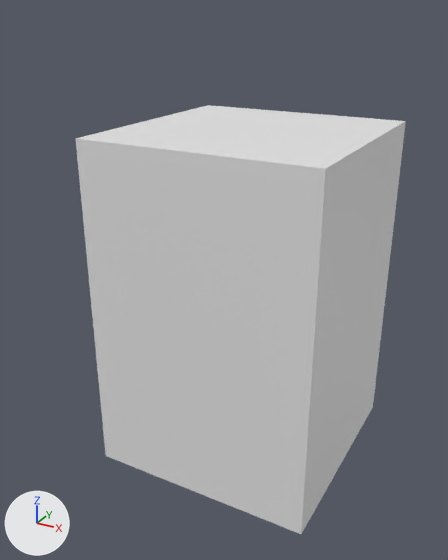
The Blender file 학과체험오브젝/싱크대.blend: old version first, new version second.
Camera for both pictures: a camera (50 mm lens) standing at (11.4, -23.1, 12.1) and looking at (-0.9, -0.7, 0.9). Lighting does not change. The marker at lower left points along +X, +Y and +Z.
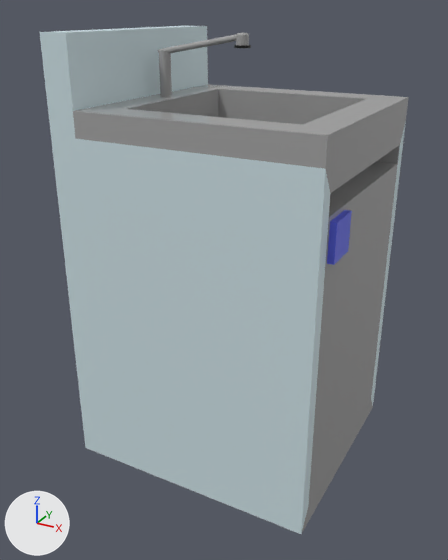
Location of each change, (x1, y1, x2, y2) in pixels of the pictures (448 x 560 px):
'Cube', reshaped (12% wider, 18% taller)
    before: (76, 105, 406, 534)
    after: (40, 26, 409, 534)
'Cube.001', added (blue)
    after: (327, 210, 352, 265)
'Cylinder', added
    after: (159, 50, 172, 97)
'Cylinder.001', added
    after: (158, 34, 236, 53)
'Cylinder.002', added
    after: (234, 33, 251, 48)
    faces in mat_steel (grey #a4a4a4): (236, 33, 249, 46)
part 1 of me_cube_001, built on
    before: (76, 105, 406, 534)
    after: (40, 26, 409, 534)
part 2 of me_cube_001, recoloured
    both: (76, 139, 325, 534)

Patch to the scene script:
```diff
--- a/학과체험오브젝/싱크대.blend.py
+++ b/학과체험오브젝/싱크대.blend.py
@@ mat_skywhite @@
+mat_skywhite = principled_material('skywhite')
+mat_skywhite.base_color = (0.623, 0.761, 0.8)  # white #cfe2e7
@@ me_cube_001 @@
 # used by ob_cube; location = (0.0, 0.0, 0.0); scale = (5.0, 5.0, 7.5)
-me_cube_001.from_pydata(...)  # 8 vertices, 6 faces; spans x -1.0..1.0, y -1.0..1.0, z -1.0..1.0
+me_cube_001.from_pydata(...)  # 42 vertices, 36 faces, 4 loose edges; spans x -1.25..1.0, y -1.0..1.0, z -1.0..1.5
+# me_cube_001 part 1
+# 3 faces are deleted
+# 23 vertices are added at x -1.25..1.0, y -1.0..1.0, z -1.0..1.5
+# 6 new vertices lie (1.44, 0.0, 0.0) away from vertices in x -0.72, y -0.72..0.72, z 0.16..1.14
+# 5 new vertices lie (0.0, 1.76, 0.0) away from vertices in x 0.78..1.0, y -0.88, z -0.88..0.88
+# 4 loose edges are added
+# 26 new faces join them, mat_steel (grey #a4a4a4)
+# 7 new faces join them, mat_skywhite (white #cfe2e7)
+# me_cube_001 part 2: 2 faces spanning x -1.0..1.0, y -1.0..1.0, z -1.0..1.0 switch from no material to mat_skywhite (white #cfe2e7)
+me_cube_001.materials.append(mat_steel)  # grey #a4a4a4
@@ ob_cylinder_002 @@
+ob_cylinder_002 = bpy.data.objects.new('Cylinder.002', me_cylinder_002)  # 160 vertices, 130 faces; spans x -1.32..1.32, y -1.32..1.32, z -1.38..0.8; in mat_steel (grey #a4a4a4), mat_black (black #000000)
+ob_cylinder_002.location = (-0.66, 0.32, 10.93)
+ob_cylinder_002.scale = (0.25, 0.25, 0.25)
@@ ob_cylinder_001 @@
+ob_cylinder_001 = bpy.data.objects.new('Cylinder.001', me_cylinder_001)  # a 32-sided cylinder along z spanning x -1.0..1.0, y -1.0..1.0, z -1.0..1.0; in mat_steel (grey #a4a4a4)
+ob_cylinder_001.location = (-2.64, 0.29, 10.65)
+ob_cylinder_001.rotation_euler = (0.0, 1.396, 0.0)  # degrees (0, 80, 0)
+ob_cylinder_001.scale = (0.125, 0.125, 2.0)
@@ ob_cylinder @@
+ob_cylinder = bpy.data.objects.new('Cylinder', me_cylinder_001.copy())
+ob_cylinder.location = (-4.36, 0.29, 9.4)
+ob_cylinder.scale = (0.25, 0.25, 1.0)
@@ ob_cube_001 @@
+ob_cube_001 = bpy.data.objects.new('Cube.001', me_cube)  # a box spanning x -1.0..1.0, y -1.0..1.0, z -1.0..1.0; in mat_blue (blue #5962e7)
+ob_cube_001.location = (5.0, -3.46, 4.81)
+ob_cube_001.scale = (0.25, 0.75, 0.75)
```
